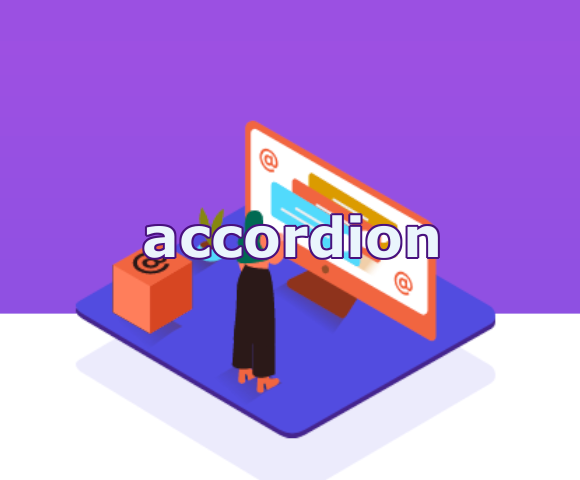
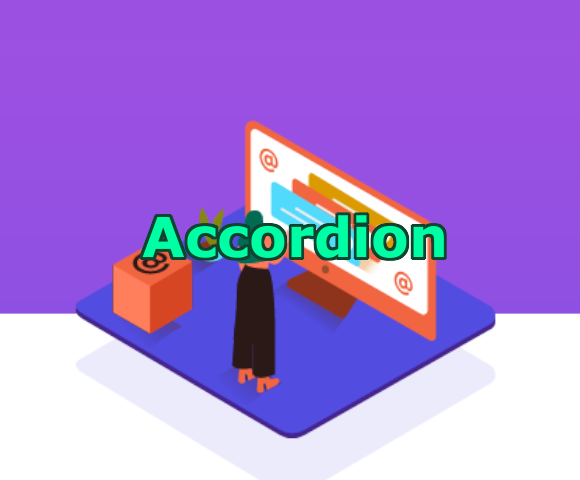
The second 580px x 480px image is a revision of the first. Changes to its layers:
renamed "accordion" to "Accordion", painted on it over bbox(142, 215, 444, 258)
painted on "yellow" over bbox(139, 212, 447, 261)
